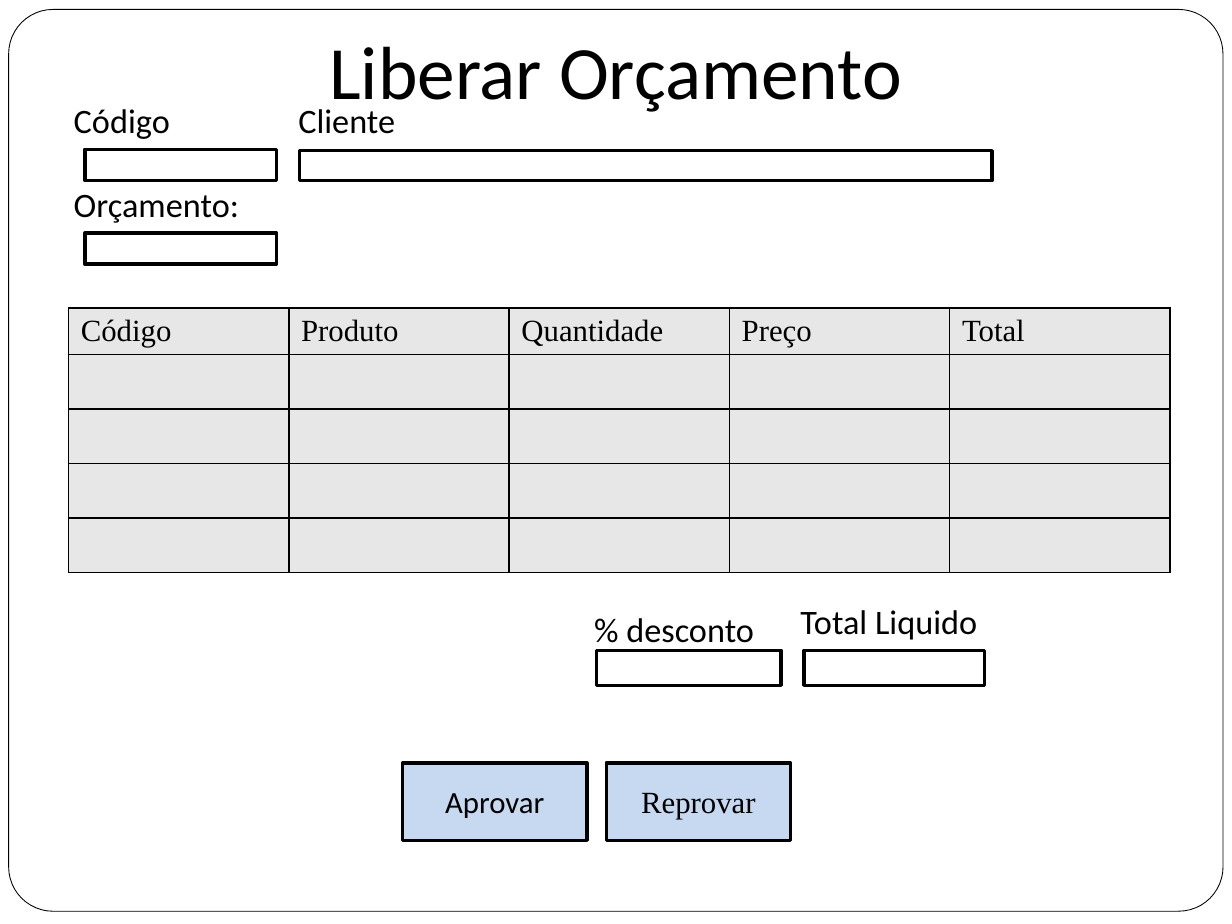
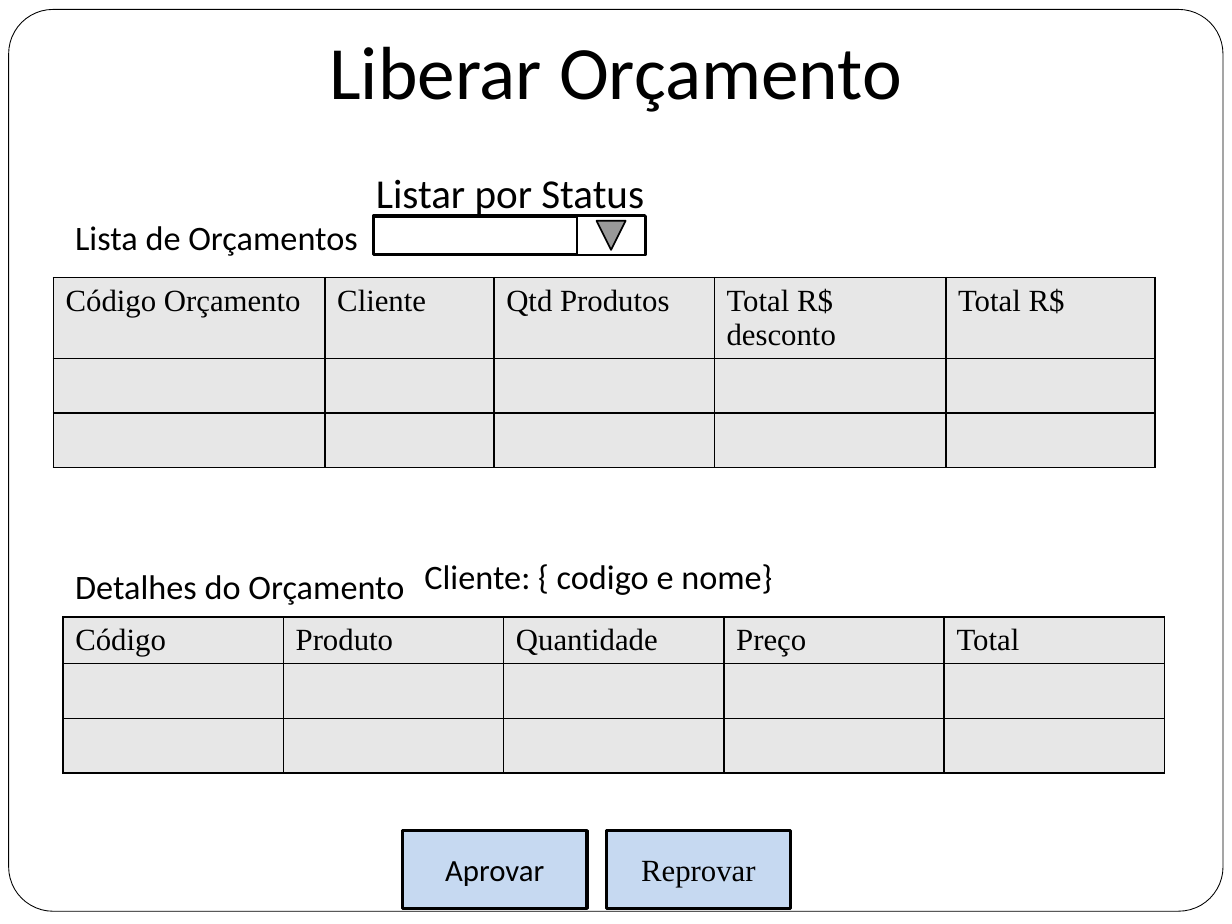
Before and after one commit to flaviochagas/PosGrupo4, a slide deck: slide 11 of Site/site/documentos/prototipos - V_4.0.pptx. Drawn at 1232x924 pixels with LibreOffice and Linux fonts; fonts in the diff are those of the drawing. Boxes give left, top, right and bottom in pixels: in the first picture for what was removed or moved away, otherwise in the second. Text is boxed around its words. In the diff, an @@ line names an element or a change of style, - is before the commit and + after.

```diff
--- a/Site/site/documentos/prototipos - V_4.0.pptx
+++ b/Site/site/documentos/prototipos - V_4.0.pptx
@@ text removed at (74, 109, 170, 139) @@
-Código
@@ rectangle removed at (85, 149, 277, 180) @@
@@ rectangle removed at (299, 150, 992, 180) @@
@@ text added at (376, 179, 644, 218), 24 pt, text #000000 @@
+Listar por Status
@@ text at (75, 226, 357, 256): text changed @@
-Orçamento:
+Lista de Orçamentos
@@ rectangle removed at (85, 233, 277, 264) @@
@@ rectangle added at (373, 216, 644, 254), fill #FFFFFF, outline #000000 2.01 pt @@
@@ action button forward next added at (577, 217, 644, 255), fill #FFFFFF, outline #000000 1 pt @@
@@ table added at (53, 277, 1154, 436), 3 rows, 5 columns @@
+Código Orçamento | Cliente | Qtd Produtos | Total R$ desconto | Total R$
+ |  |  |  | 
+ |  |  |  | 
@@ text at (424, 564, 772, 595): text changed @@
-Cliente
+Cliente: { codigo e nome}
@@ text added at (75, 575, 404, 605), 20 pt, text #000000 @@
+Detalhes do Orçamento
@@ table at (63, 617, 1165, 776) @@
-row 4:  |  |  |  | 
-row 5:  |  |  |  | 
@@ table: place and size @@
-table at (69, 308, 1172, 575)
+table at (63, 617, 1165, 776)
@@ text removed at (626, 618, 754, 650) @@
-% desconto
@@ text removed at (800, 610, 977, 640) @@
-Total Liquido
@@ rectangle removed at (596, 650, 781, 686) @@
@@ rectangle removed at (804, 650, 986, 686) @@
@@ rectangle "Aprovar": place and size @@
-rectangle "Aprovar" at (403, 763, 588, 840)
+rectangle "Aprovar" at (403, 830, 588, 908)
@@ rectangle "Reprovar": place and size @@
-rectangle "Reprovar" at (606, 763, 791, 840)
+rectangle "Reprovar" at (606, 830, 791, 908)
```
Also in this commit, not shown: 3 other slides changed, 1 other file.
